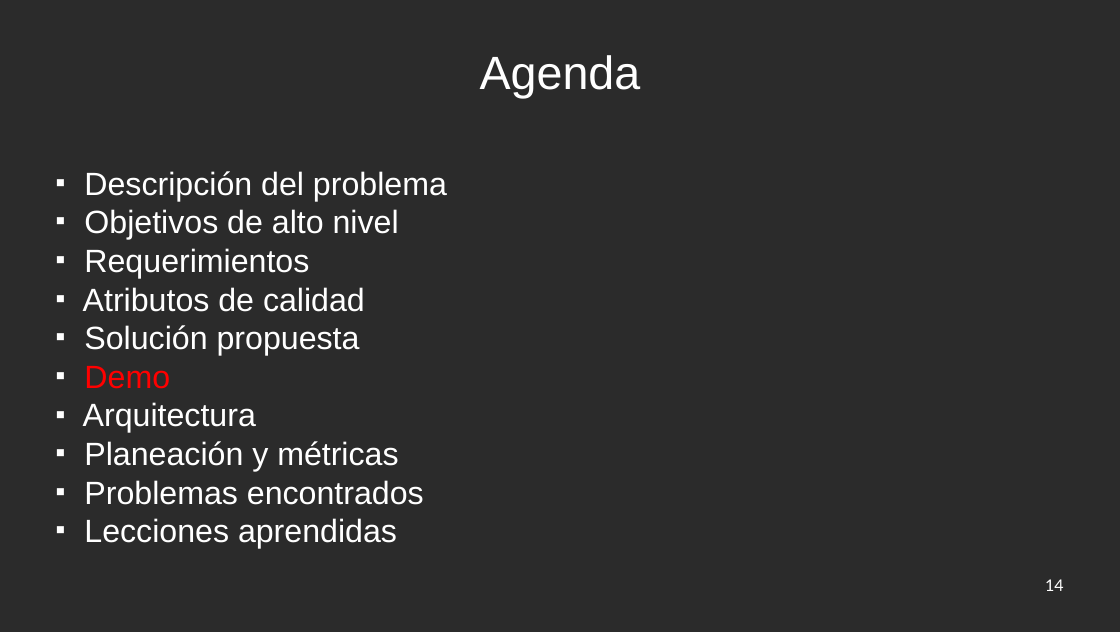
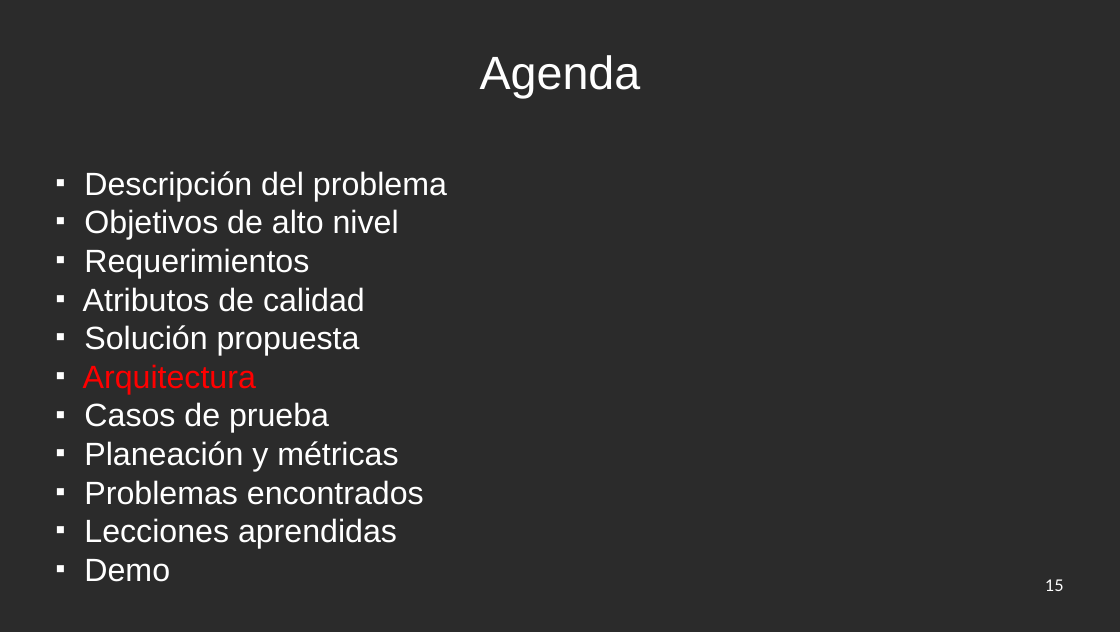
Before and after one commit to jw92/PPR, a slide deck: slide 15 of final.odp (slide 14 before the commit). Drawn at 1120x632 pixels with LibreOffice and Linux fonts; fonts in the diff are those of the drawing; background and template pictures are left out; a plain dark background stands for a picture behind light text. Boxes give left, top, right and bottom in pixels: in the first picture for what was removed or moved away, otherwise in the second. Text is boxed around its words. In the diff, an @@ line names an element or a change of style, - is before the commit and + after.

```diff
--- a/final.odp
+++ b/final.odp
@@ subtitle at (83, 364, 256, 394): text colour #FFFFFF to #FF0000 in "Arquitectura" @@
@@ subtitle at (84, 366, 170, 389): paragraph removed @@
-■ Demo
@@ subtitle at (84, 402, 329, 433): paragraph added @@
+■ Casos de prueba
@@ subtitle at (84, 559, 170, 582): paragraph added @@
+■ Demo
@@ page number at (1045, 579, 1064, 591): text changed @@
-14
+15
```
Also in this commit, not shown: 9 other slides changed, 1 slide added.
